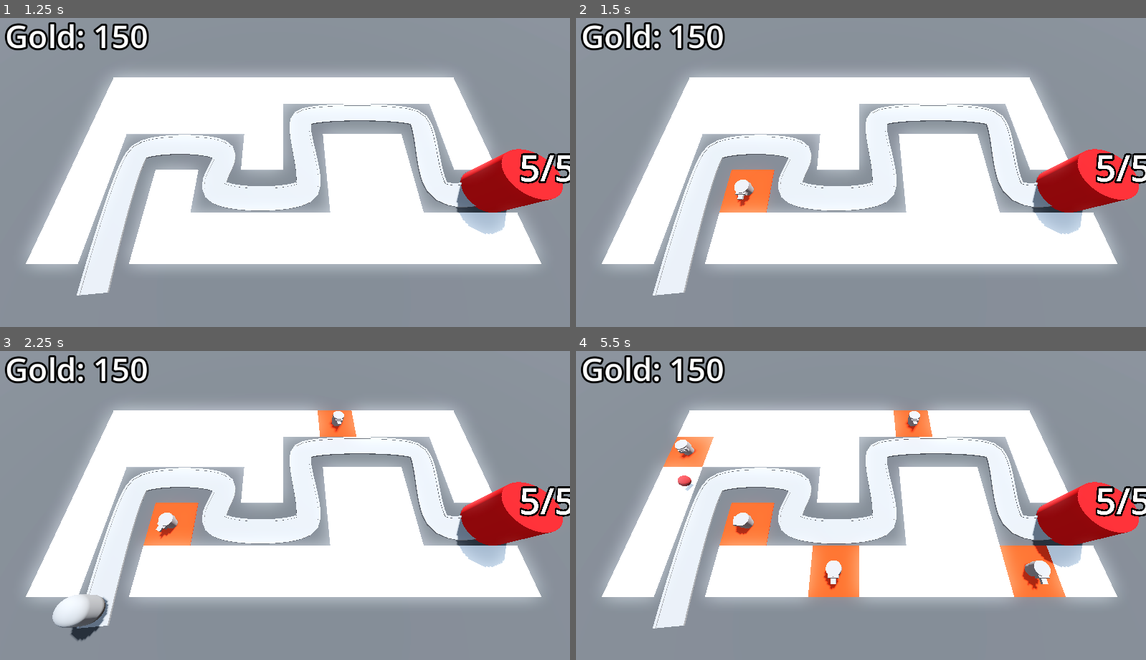
Above: before the commit, frames 1-4 (two rows, left to right).
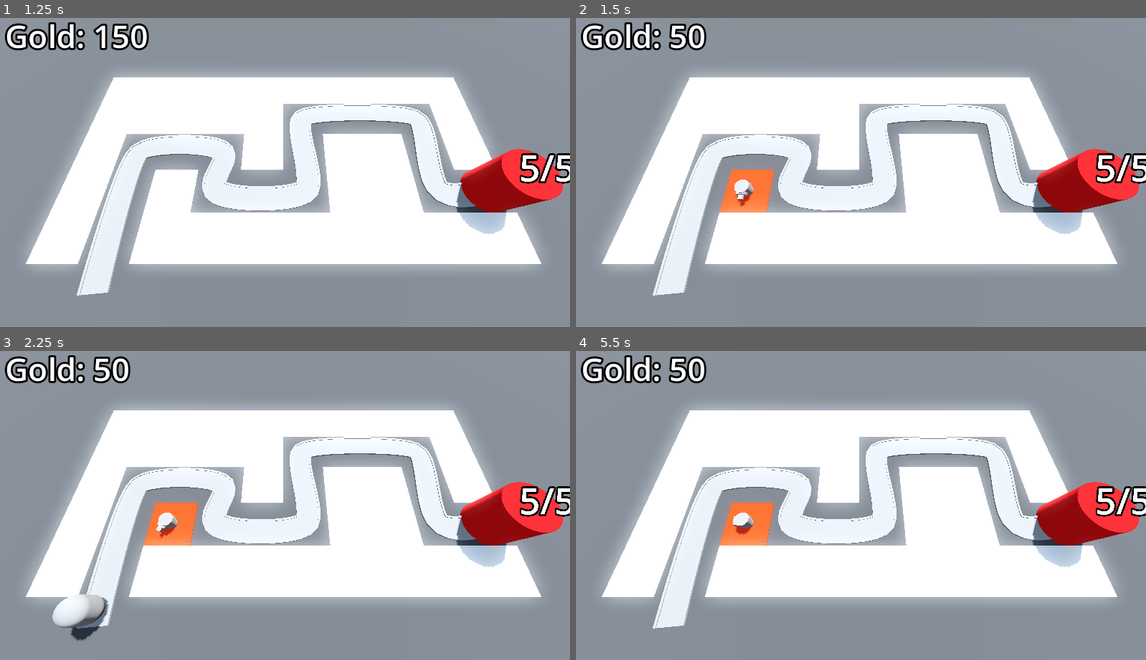
Above: after the commit, the same moments.

Repository: SugarF0x/barblast-3d
Game: Godot game, scene res://BaseLevel.tscn
Same seed, same stepped clock (60 frames per second), same inputs: the game is played once before the commit and once after it.
Inputs (mouse positions are in pixels of both pictures, inside the frame that each line leads up to):
- Up to frame 1 (1.25 s): tap Enter at 0.5 s; move the mouse to (410, 150) at 0.52 s; click (410, 150) at 0.6 s
- Up to frame 2 (1.5 s): tap Space at 1.25 s; move the mouse to (747, 181) at 1.27 s; click (747, 181) at 1.35 s
- Up to frame 3 (2.25 s): tap Enter at 2 s; move the mouse to (342, 428) at 2.02 s; click (342, 428) at 2.1 s
- Up to frame 4 (5.5 s): move the mouse to (832, 564) at 2.77 s; click (832, 564) at 2.85 s; move the mouse to (1032, 548) at 3.52 s; click (1032, 548) at 3.6 s; move the mouse to (690, 449) at 4.27 s; click (690, 449) at 4.35 s; move the mouse to (889, 499) at 5.02 s; click (889, 499) at 5.1 s

Frame 1 is identical in both runs. In frame 2, 0.6% of the frame differs, in the area x 16-27%, y 1-11%; in frame 3, 1.1%; in frame 4, 4.6%, in the area x 15-86%, y 1-81%.

Commit message:
add turret purchase cost

Diff:
--- a/BaseLevel.tscn
+++ b/BaseLevel.tscn
@@ -120,7 +120,7 @@
 [node name="Base" parent="." instance=ExtResource("3_jojtq")]
 transform = Transform3D(1, 0, 0, 0, 1, 0, 0, 0, 1, 18, 2, 6)
 
-[node name="Bank" type="MarginContainer" parent="."]
+[node name="Bank" type="MarginContainer" parent="." groups=["bank"]]
 anchors_preset = 15
 anchor_right = 1.0
 anchor_bottom = 1.0
--- a/RayPickerCamera/ray_picker_camera.gd
+++ b/RayPickerCamera/ray_picker_camera.gd
@@ -3,9 +3,11 @@
 
 @export var grid_map: GridMap
 @export var turret_manager: Node3D
+@export var turret_cost := 100
 
 
 @onready var ray_cast_3d: RayCast3D = $RayCast3D
+@onready var bank = get_tree().get_first_node_in_group("bank")
 
 
 func _process(delta: float) -> void:
@@ -27,6 +29,9 @@
 
 
 func build_turret(cell: Vector3) -> void:
+	if bank.gold < turret_cost: return
+
+	bank.gold -= turret_cost
 	grid_map.set_cell_item(cell, 1)
 	turret_manager.build_turret(grid_map.map_to_local(cell))
 
Not shown: 4 places in MeshLibraries/SpaceLibrary.tres that only renumber resources
